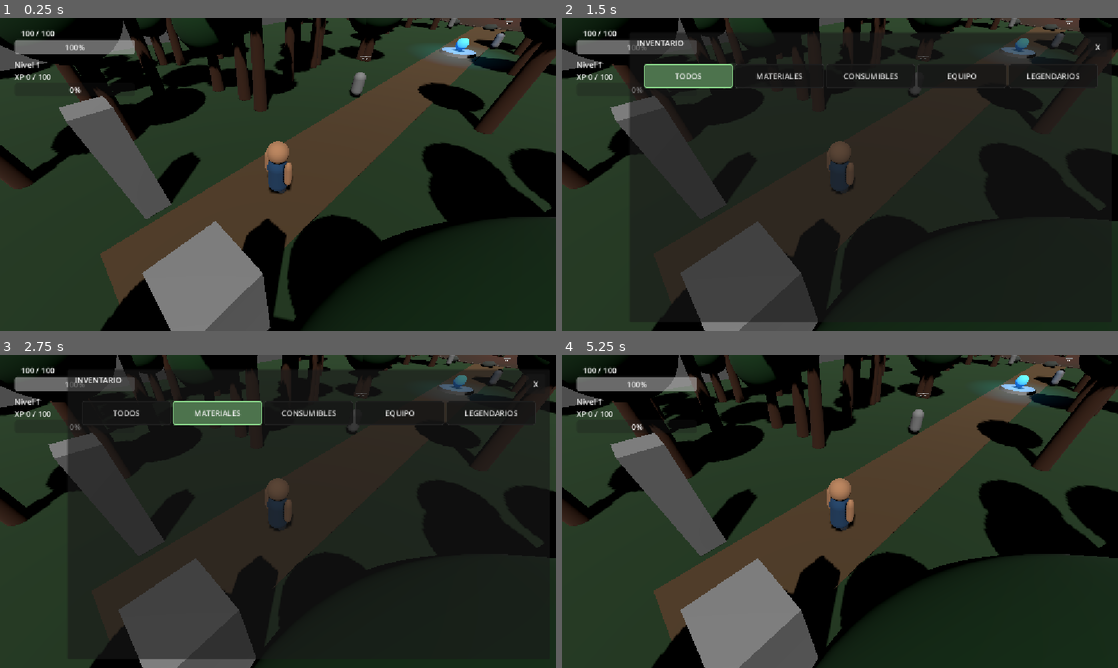
Above: before the commit, frames 1-4 (two rows, left to right).
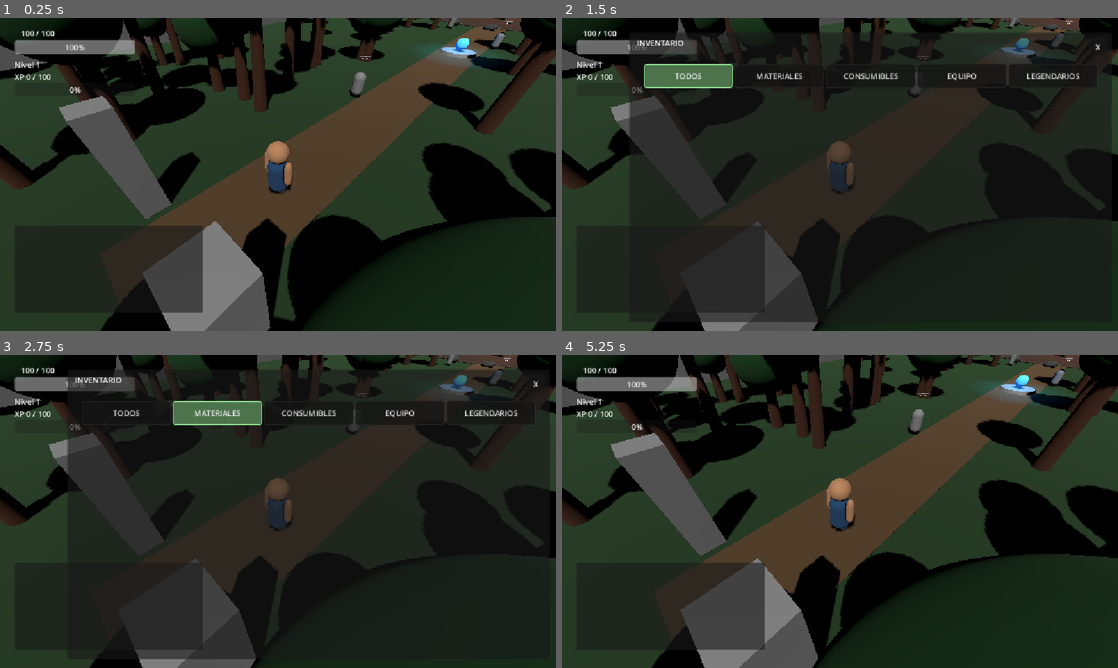
Above: after the commit, the same moments.

Repository: AdolfoBarca/MUNDO_LEYENDAS
Game: Godot game, scene res://BosqueCipitio.tscn
Same seed, same stepped clock (60 frames per second), same inputs: the game is played once before the commit and once after it. This scene is started directly instead of the project's main scene.
Inputs (mouse positions are in pixels of both pictures, inside the frame that each line leads up to):
- Up to frame 1 (0.25 s): no input
- Up to frame 2 (1.5 s): tap Enter at 0.5 s; move the mouse to (962, 158) at 0.52 s; hold D 0.53-1.25 s; tap I at 0.6 s; click (962, 158) at 0.67 s; click "TODOS" at 1.25 s
- Up to frame 3 (2.75 s): click "MATERIALES" at 2 s
- Up to frame 4 (5.25 s): click "CONSUMIBLES" at 2.75 s; click "EQUIPO" at 3.5 s; click "LEGENDARIOS" at 4.25 s; click "X" at 5 s

The runs differ from the first frame. In frame 1, 3.9% of the frame differs, in the area x 18-37%, y 66-95%; in frame 2, 1.1%; in frame 3, 1.1%; in frame 4, 4.6%, in the area x 16-37%, y 66-95%.

Commit message:
Agregar avisos visuales de objetos obtenidos

Diff:
--- a/BosqueCipitio.tscn
+++ b/BosqueCipitio.tscn
@@ -207,6 +207,15 @@
 layout_mode = 2
 columns = 3
 
+[node name="PanelObjetosObtenidos" type="PanelContainer" parent="HUDInventario" unique_id=1330236574]
+offset_left = 30.0
+offset_top = 430.0
+offset_right = 420.0
+offset_bottom = 610.0
+
+[node name="ListaObjetos" type="VBoxContainer" parent="HUDInventario/PanelObjetosObtenidos" unique_id=1795465560]
+layout_mode = 2
+
 [node name="SantuarioCheckpoint" type="Area3D" parent="." unique_id=1145168136]
 transform = Transform3D(1, 0, 0, 0, 1, 0, 0, 0, 1, 0, 1, 5)
 script = ExtResource("7_4ut1j")
--- a/DatosJugador.gd
+++ b/DatosJugador.gd
@@ -1,6 +1,7 @@
 extends Node
 
 signal inventario_actualizado
+signal objeto_obtenido(id_objeto: String, cantidad: int)
 
 
 # =========================================================
@@ -216,6 +217,16 @@
 	inventario_actualizado.emit()
 
 
+	# =====================================================
+	# AVISAR QUÉ OBJETO SE OBTUVO
+	# =====================================================
+
+	objeto_obtenido.emit(
+		id_objeto,
+		cantidad
+	)
+
+
 # =========================================================
 # AGREGAR OBJETO DESDE CATÁLOGO
 # =========================================================
--- a/HUDInventario.gd
+++ b/HUDInventario.gd
@@ -25,6 +25,9 @@
 @onready var boton_equipo: Button = $PanelInventario/Pestanas/BotonEquipo
 @onready var boton_legendarios: Button = $PanelInventario/Pestanas/BotonLegendarios
 
+@onready var panel_objetos_obtenidos: PanelContainer = $PanelObjetosObtenidos
+@onready var lista_objetos: VBoxContainer = $PanelObjetosObtenidos/ListaObjetos
+
 
 # =========================================================
 # FILTRO ACTUAL
@@ -45,13 +48,26 @@
 
 
 # =========================================================
+# HISTORIAL DE OBJETOS
+# =========================================================
+
+const DURACION_AVISO: float = 5.0
+const MAX_AVISOS: int = 4
+
+const TAMANO_ICONO: Vector2 = Vector2(34, 34)
+
+const MARGEN_IZQUIERDO: int = 12
+const MARGEN_DERECHO: int = 12
+const MARGEN_SUPERIOR: int = 5
+const MARGEN_INFERIOR: int = 5
+
+
+# =========================================================
 # INICIO
 # =========================================================
 
 func _ready() -> void:
 
-	# Permite que el inventario siga funcionando
-	# mientras el juego está pausado.
 	process_mode = Node.PROCESS_MODE_ALWAYS
 
 	panel_inventario.visible = false
@@ -73,6 +89,18 @@
 
 
 	# =====================================================
+	# SEÑAL DE OBJETO OBTENIDO
+	# =====================================================
+
+	if not DatosJugador.objeto_obtenido.is_connected(
+		mostrar_objeto_obtenido
+	):
+		DatosJugador.objeto_obtenido.connect(
+			mostrar_objeto_obtenido
+		)
+
+
+	# =====================================================
 	# BOTÓN CERRAR
 	# =====================================================
 
@@ -182,7 +210,6 @@
 	actualizar_inventario()
 	actualizar_estilo_pestanas()
 
-	# Volver al inicio al cambiar de categoría.
 	scroll_objetos.scroll_vertical = 0
 	scroll_objetos.scroll_horizontal = 0
 
@@ -227,6 +254,7 @@
 	var estilo := StyleBoxFlat.new()
 
 	if seleccionado:
+
 		estilo.bg_color = color_pestana_activa
 		estilo.border_color = color_borde_activo
 		estilo.set_border_width_all(2)
@@ -237,6 +265,7 @@
 		)
 
 	else:
+
 		estilo.bg_color = color_pestana_normal
 		estilo.border_color = color_borde_normal
 		estilo.set_border_width_all(1)
@@ -256,8 +285,13 @@
 		estilo
 	)
 
-	# Mantener visible la selección al pasar el mouse.
+
+	# =====================================================
+	# HOVER
+	# =====================================================
+
 	if seleccionado:
+
 		var hover_activo := estilo.duplicate()
 
 		hover_activo.bg_color = Color(
@@ -271,7 +305,9 @@
 			"hover",
 			hover_activo
 		)
+
 	else:
+
 		var hover_normal := estilo.duplicate()
 
 		hover_normal.bg_color = Color(
@@ -288,6 +324,239 @@
 
 
 # =========================================================
+# OBJETO OBTENIDO
+# =========================================================
+
+func mostrar_objeto_obtenido(
+	id_objeto: String,
+	cantidad: int
+) -> void:
+
+	if cantidad <= 0:
+		return
+
+
+	# =====================================================
+	# DATOS DEL OBJETO
+	# =====================================================
+
+	var datos: Dictionary = DatosJugador.catalogo_objetos.get(
+		id_objeto,
+		{}
+	)
+
+	var nombre_objeto: String = str(
+		datos.get(
+			"nombre",
+			id_objeto
+		)
+	)
+
+	var ruta_icono: String = str(
+		datos.get(
+			"icono",
+			""
+		)
+	)
+
+
+	# =====================================================
+	# MARGEN EXTERIOR
+	# =====================================================
+
+	var margen := MarginContainer.new()
+
+	margen.add_theme_constant_override(
+		"margin_left",
+		MARGEN_IZQUIERDO
+	)
+
+	margen.add_theme_constant_override(
+		"margin_right",
+		MARGEN_DERECHO
+	)
+
+	margen.add_theme_constant_override(
+		"margin_top",
+		MARGEN_SUPERIOR
+	)
+
+	margen.add_theme_constant_override(
+		"margin_bottom",
+		MARGEN_INFERIOR
+	)
+
+	margen.size_flags_horizontal = Control.SIZE_EXPAND_FILL
+
+	lista_objetos.add_child(margen)
+
+
+	# =====================================================
+	# FILA PRINCIPAL
+	# =====================================================
+
+	var fila := HBoxContainer.new()
+
+	fila.size_flags_horizontal = Control.SIZE_EXPAND_FILL
+
+	fila.add_theme_constant_override(
+		"separation",
+		7
+	)
+
+	margen.add_child(fila)
+
+
+	# =====================================================
+	# "HAS OBTENIDO:"
+	# =====================================================
+
+	var texto_inicio := Label.new()
+
+	texto_inicio.text = "Has obtenido:"
+
+	texto_inicio.vertical_alignment = VERTICAL_ALIGNMENT_CENTER
+
+	texto_inicio.add_theme_font_size_override(
+		"font_size",
+		17
+	)
+
+	texto_inicio.add_theme_color_override(
+		"font_color",
+		Color.WHITE
+	)
+
+	# No queremos que esta parte se expanda.
+	texto_inicio.size_flags_horizontal = Control.SIZE_SHRINK_BEGIN
+
+	fila.add_child(texto_inicio)
+
+
+	# =====================================================
+	# ICONO
+	# =====================================================
+
+	var icono := TextureRect.new()
+
+	icono.custom_minimum_size = TAMANO_ICONO
+
+	icono.expand_mode = TextureRect.EXPAND_IGNORE_SIZE
+
+	icono.stretch_mode = TextureRect.STRETCH_KEEP_ASPECT_CENTERED
+
+	icono.size_flags_horizontal = Control.SIZE_SHRINK_CENTER
+
+	icono.size_flags_vertical = Control.SIZE_SHRINK_CENTER
+
+	if ruta_icono != "":
+
+		if ResourceLoader.exists(ruta_icono):
+
+			icono.texture = load(ruta_icono)
+
+	fila.add_child(icono)
+
+
+	# =====================================================
+	# CANTIDAD + NOMBRE
+	# =====================================================
+
+	var texto_objeto := Label.new()
+
+	texto_objeto.text = "+%d %s" % [
+		cantidad,
+		nombre_objeto
+	]
+
+	texto_objeto.vertical_alignment = VERTICAL_ALIGNMENT_CENTER
+
+	texto_objeto.add_theme_font_size_override(
+		"font_size",
+		17
+	)
+
+	texto_objeto.add_theme_color_override(
+		"font_color",
+		Color.WHITE
+	)
+
+	# Esta parte recibe todo el espacio restante.
+	texto_objeto.size_flags_horizontal = Control.SIZE_EXPAND_FILL
+
+	# Permite usar más de una línea.
+	texto_objeto.autowrap_mode = TextServer.AUTOWRAP_WORD_SMART
+
+	# Importante:
+	# ya NO recortamos el texto con puntos suspensivos.
+	texto_objeto.text_overrun_behavior = TextServer.OVERRUN_NO_TRIMMING
+
+	fila.add_child(texto_objeto)
+
+
+	# =====================================================
+	# LIMITAR AVISOS
+	# =====================================================
+
+	while lista_objetos.get_child_count() > MAX_AVISOS:
+
+		var aviso_antiguo := lista_objetos.get_child(0)
+
+		lista_objetos.remove_child(aviso_antiguo)
+
+		aviso_antiguo.queue_free()
+
+
+	# =====================================================
+	# DESAPARECER AUTOMÁTICAMENTE
+	# =====================================================
+
+	eliminar_aviso_despues(
+		margen
+	)
+
+
+# =========================================================
+# ELIMINAR AVISO
+# =========================================================
+
+func eliminar_aviso_despues(
+	aviso: Control
+) -> void:
+
+	await get_tree().create_timer(
+		DURACION_AVISO
+	).timeout
+
+	if not is_instance_valid(aviso):
+		return
+
+
+	# =====================================================
+	# DESVANECIMIENTO
+	# =====================================================
+
+	var tween := create_tween()
+
+	tween.tween_property(
+		aviso,
+		"modulate:a",
+		0.0,
+		0.45
+	)
+
+	await tween.finished
+
+
+	# =====================================================
+	# BORRAR
+	# =====================================================
+
+	if is_instance_valid(aviso):
+		aviso.queue_free()
+
+
+# =========================================================
 # ACTUALIZAR INVENTARIO
 # =========================================================
 
@@ -302,6 +571,7 @@
 	# =====================================================
 
 	for hijo in grid_objetos.get_children():
+
 		hijo.queue_free()
 
 
@@ -323,7 +593,10 @@
 		var objeto: Dictionary = DatosJugador.inventario[id_objeto]
 
 		var cantidad: int = int(
-			objeto.get("cantidad", 0)
+			objeto.get(
+				"cantidad",
+				0
+			)
 		)
 
 		if cantidad <= 0:
@@ -353,17 +626,27 @@
 # COMPROBAR FILTRO
 # =========================================================
 
-func objeto_pertenece_al_filtro(objeto: Dictionary) -> bool:
+func objeto_pertenece_al_filtro(
+	objeto: Dictionary
+) -> bool:
 
 	if filtro_actual == "Todos":
+
 		return true
 
+
 	var tipo: String = str(
-		objeto.get("tipo", "")
+		objeto.get(
+			"tipo",
+			""
+		)
 	)
 
 	var rareza: String = str(
-		objeto.get("rareza", "")
+		objeto.get(
+			"rareza",
+			""
+		)
 	)
 
 
@@ -372,11 +655,12 @@
 	# =====================================================
 
 	if filtro_actual == "Legendario":
+
 		return rareza.to_lower() == "legendario"
 
 
 	# =====================================================
-	# RESTO DE CATEGORÍAS
+	# RESTO
 	# =====================================================
 
 	return tipo.to_lower() == filtro_actual.to_lower()
@@ -389,4 +673,5 @@
 func _exit_tree() -> void:
 
 	if get_tree() != null:
+
 		get_tree().paused = false
